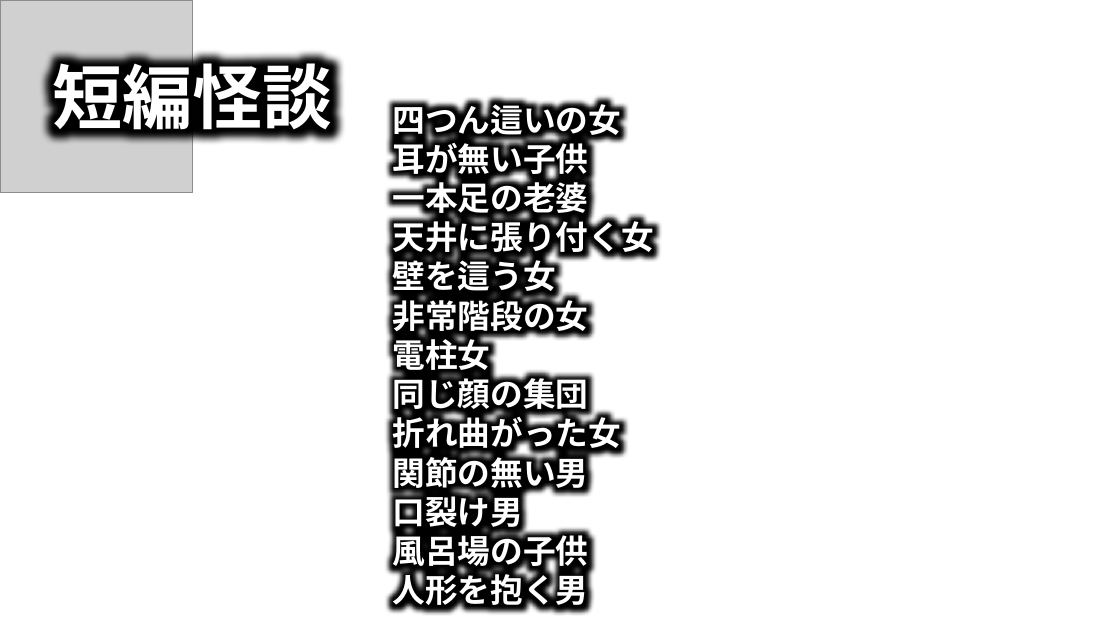
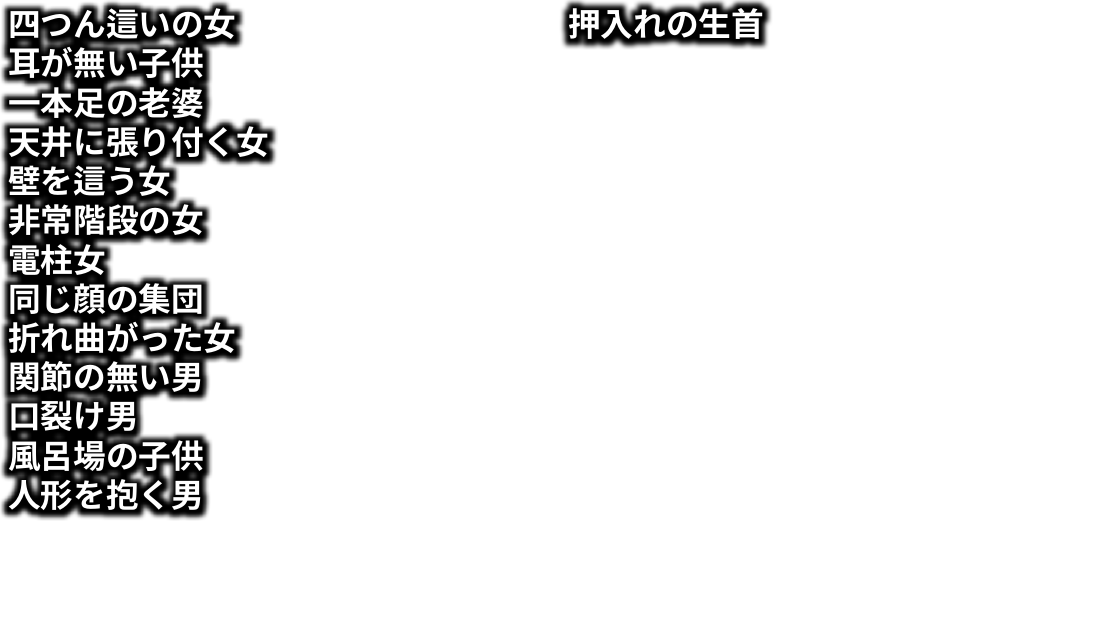
Before and after one commit to takeko333/ContentGenerator, a slide deck: slide 1 of bkup/Channels/ほたてまだこ/サムネイル_Horror.pptx. Drawn at 1120x630 pixels with LibreOffice and Linux fonts; fonts in the diff are those of the drawing; grey boxes stand for pictures. Boxes give left, top, right and bottom in pixels: in the first picture for what was removed or moved away, otherwise in the second. Text is boxed around its words. In the diff, an @@ line names an element or a change of style, - is before the commit and + after.

Commit message:
261005

```diff
--- a/bkup/Channels/ほたてまだこ/サムネイル_Horror.pptx
+++ b/bkup/Channels/ほたてまだこ/サムネイル_Horror.pptx
@@ text "四つん這いの女" moved from (x1=393, y1=98, x2=654, y2=611) to (x1=8, y1=3, x2=269, y2=516) @@
@@ picture removed at (x1=0, y1=0, x2=192, y2=192) @@
@@ text added at (x1=568, y1=3, x2=764, y2=45), 28 pt, text #FFFFFF, bold @@
+押入れの生首
@@ text removed at (x1=52, y1=53, x2=332, y2=141) @@
-短編怪談
```
Also in this commit, not shown: 2 slides removed.
